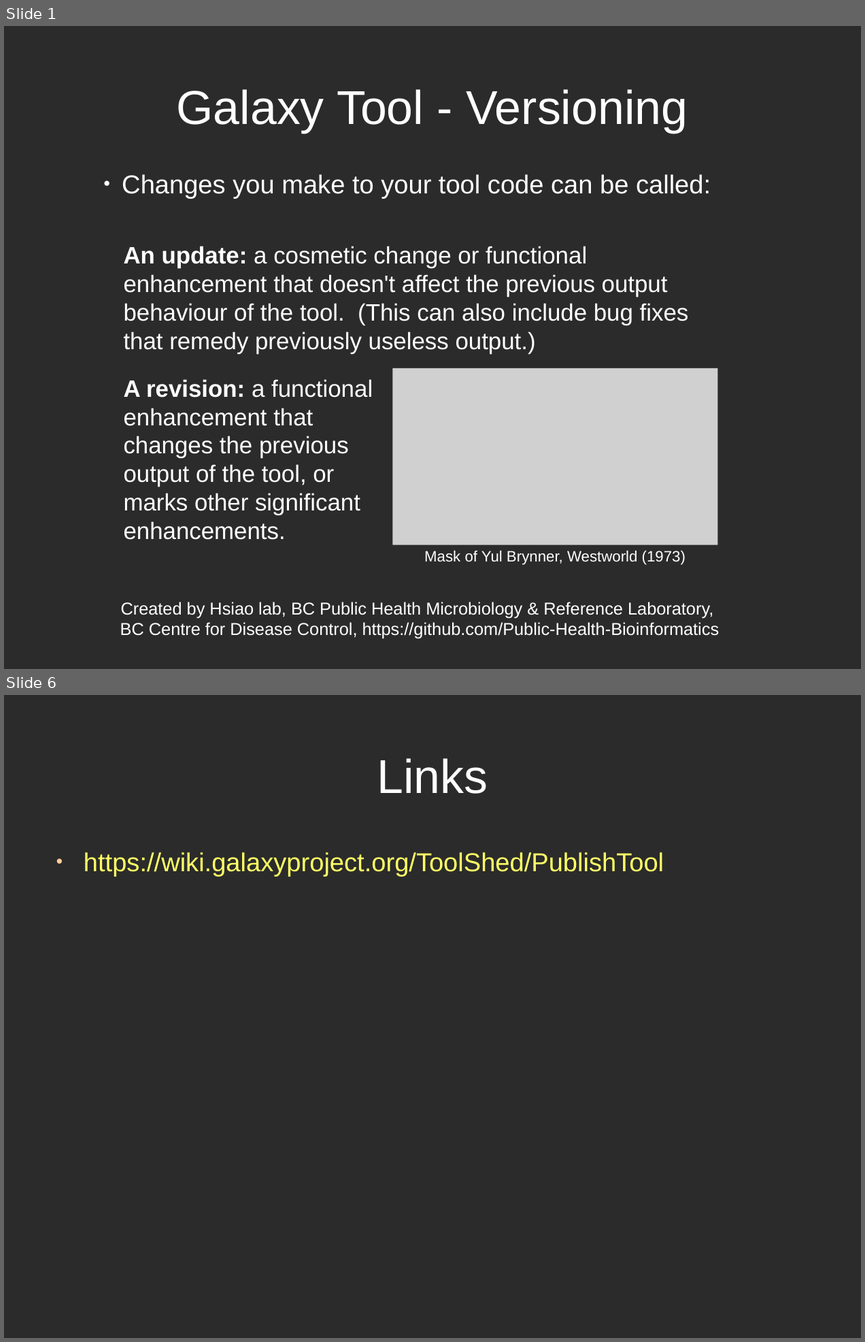
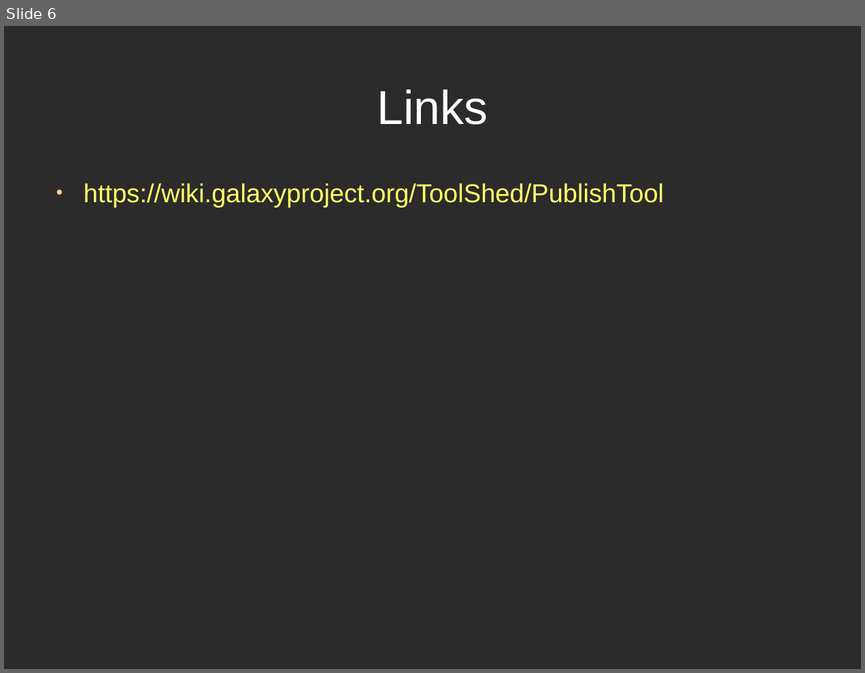
Before and after one commit to Public-Health-Bioinformatics/galaxy-tool-tutorials, a slide deck: Galaxy Tool Versioning.odp. Shown one above the other, each under a label of ours: slides 1 and 6 before the commit, slide 6 after it; the slides between them are not shown. The pictures are 865x1342 and 865x673 pixels, drawn with LibreOffice and Linux fonts; fonts in the diff are those of the drawing; grey boxes stand for pictures; background and template pictures are left out; a plain dark background stands for a picture behind light text. Boxes give left, top, right and bottom in pixels: in the first picture for what was removed or moved away, otherwise in the second. Text is boxed around its words. In the diff, an @@ line names an element or a change of style, - is before the commit and + after.

```diff
--- a/Galaxy Tool Versioning.odp
+++ b/Galaxy Tool Versioning.odp
@@ slide 1 removed at (x1=4, y1=26, x2=861, y2=669), background picture (left out) @@
@@ title removed at (x1=177, y1=89, x2=687, y2=133) @@
-Galaxy Tool - Versioning
@@ text removed at (x1=122, y1=174, x2=711, y2=199) @@
-● Changes you make to your tool code can be called:
@@ text removed at (x1=124, y1=246, x2=689, y2=354) @@
-An update: a cosmetic change or functional enhancement that doesn't affect the previous output behaviour of the tool. (This can also include bug fixes that remedy previously useless output.)
@@ picture removed at (x1=393, y1=368, x2=718, y2=545) @@
-Mask of Yul Brynner, Westworld (1973)
@@ text removed at (x1=124, y1=379, x2=373, y2=539) @@
-A revision: a functional enhancement that changes the previous output of the tool, or marks other significant enhancements.
@@ text removed at (x1=120, y1=601, x2=719, y2=639) @@
-Created by Hsiao lab, BC Public Health Microbiology & Reference Laboratory,
-BC Centre for Disease Control, https://github.com/Public-Health-Bioinformatics
```
Also in this commit, not shown: 3 slides changed, 1 slide added, 1 other file.
